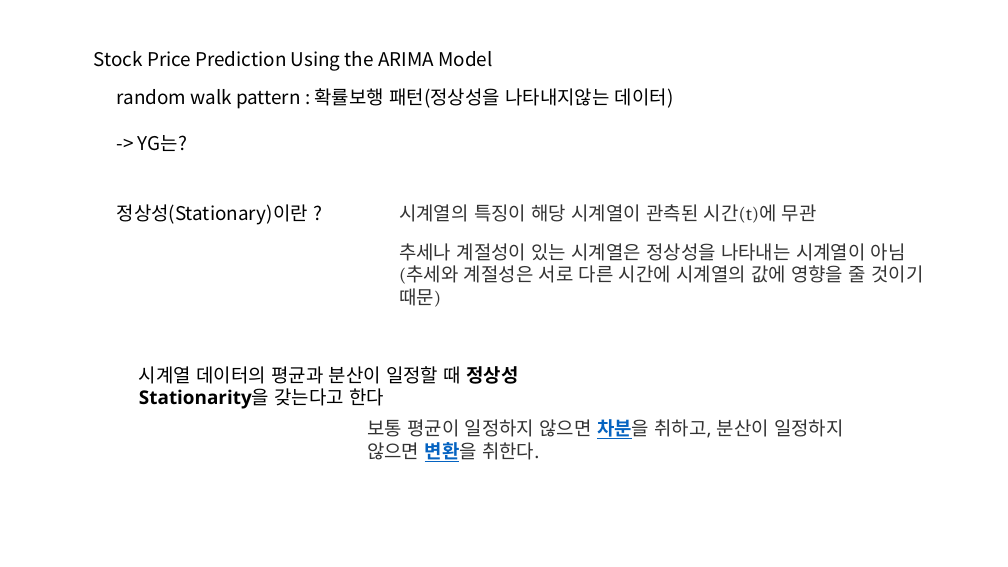
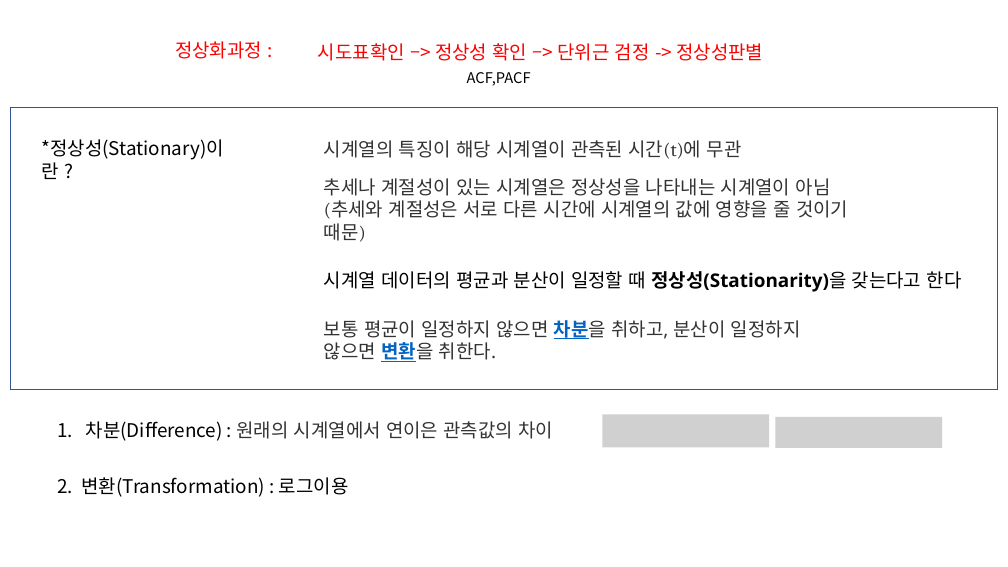
Before and after one commit to ejihoon6065/Project_TurnAround, a slide deck: slide 5 of YG엔터주분석/멘토님미팅발표자료/관련논문조사_4주차.pptx (slide 3 before the commit). Drawn at 1008x567 pixels with LibreOffice and Linux fonts; fonts in the diff are those of the drawing; grey boxes stand for pictures. Boxes give left, top, right and bottom in pixels: in the first picture for what was removed or moved away, otherwise in the second. Text is boxed around its words. In the diff, an @@ line names an element or a change of style, - is before the commit and + after.

```diff
--- a/YG엔터주분석/멘토님미팅발표자료/관련논문조사_4주차.pptx
+++ b/YG엔터주분석/멘토님미팅발표자료/관련논문조사_4주차.pptx
@@ text removed at (94,51,492,71) @@
-Stock Price Prediction Using the ARIMA Model
@@ text added at (175,41,262,59), 18 pt, text #FF0000 @@
+정상화과정 :
@@ text added at (318,43,763,61), 18 pt, text #FF0000 @@
+시도표확인 –> 정상성 확인 –> 단위근 검정 -> 정상성판별
@@ text removed at (117,88,674,151) @@
-random walk pattern : 확률보행 패턴(정상성을 나타내지않는 데이터)
--> YG는?
@@ text added at (467,72,531,86), 14 pt, text #000000 @@
+ACF,PACF
@@ rectangle added at (11,107,997,389), outline #325491 1 pt @@
@@ text at (41,139,224,179): text changed @@
-정상성(Stationary)이란 ?
+*정상성(Stationary)이란 ?
@@ text "시계열의 특징이 해당 시계열이 관측된 ...": place and size @@
-text "시계열의 특징이 해당 시계열이 관측된 ..." at (399,204,817,223)
+text "시계열의 특징이 해당 시계열이 관측된 ..." at (324,140,742,159)
@@ text "추세나 계절성이 있는 시계열은 정상성을 ...": place and size @@
-text "추세나 계절성이 있는 시계열은 정상성을 ..." at (399,243,923,307)
+text "추세나 계절성이 있는 시계열은 정상성을 ..." at (324,178,848,242)
@@ text at (324,271,962,292): text changed @@
-시계열 데이터의 평균과 분산이 일정할 때 정상성Stationarity을 갖는다고 한다
+시계열 데이터의 평균과 분산이 일정할 때 정상성(Stationarity)을 갖는다고 한다
@@ text "보통 평균이 일정하지 않으면 차분을 ...": place and size @@
-text "보통 평균이 일정하지 않으면 차분을 ..." at (367,419,844,462)
+text "보통 평균이 일정하지 않으면 차분을 ..." at (324,320,801,362)
@@ picture added at (603,414,769,448) @@
@@ picture added at (776,417,942,448) @@
@@ text added at (86,421,553,441), 18 pt, text #333333 @@
+1. 차분(Difference) : 원래의 시계열에서 연이은 관측값의 차이
@@ text added at (57,477,349,497), 18 pt, text #000000 @@
+2. 변환(Transformation) : 로그이용
```
Also in this commit, not shown: 7 other slides changed, 12 slides added, 5 slides removed, 10 other files.
